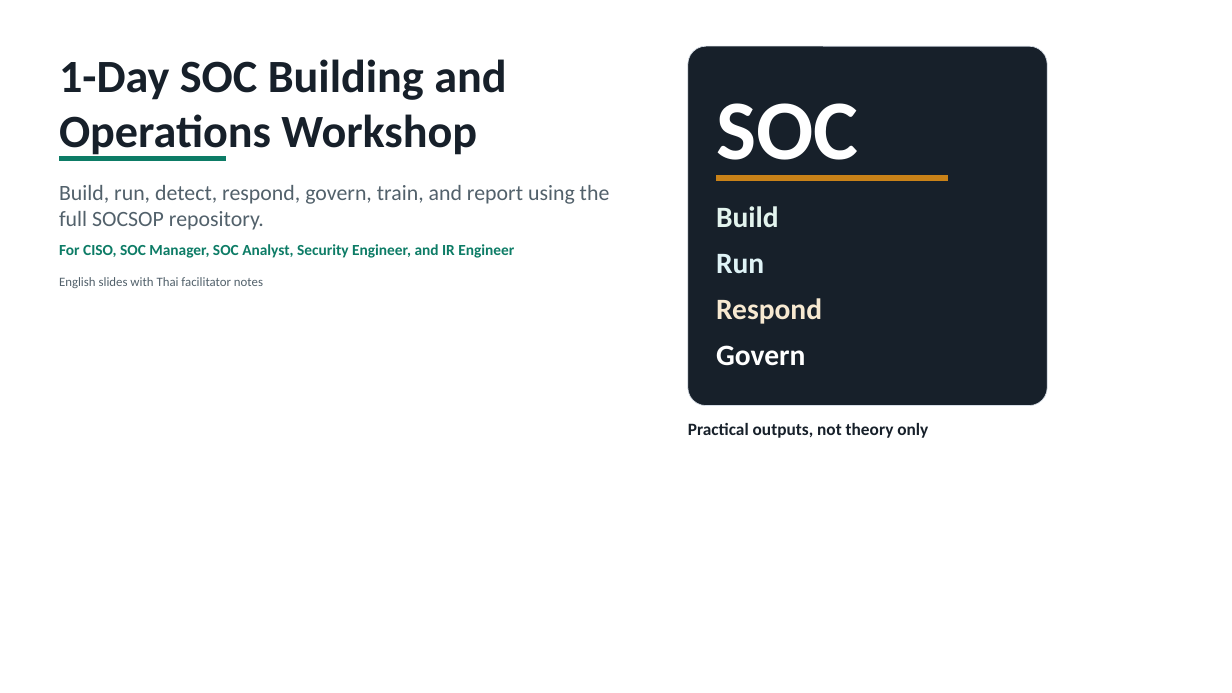
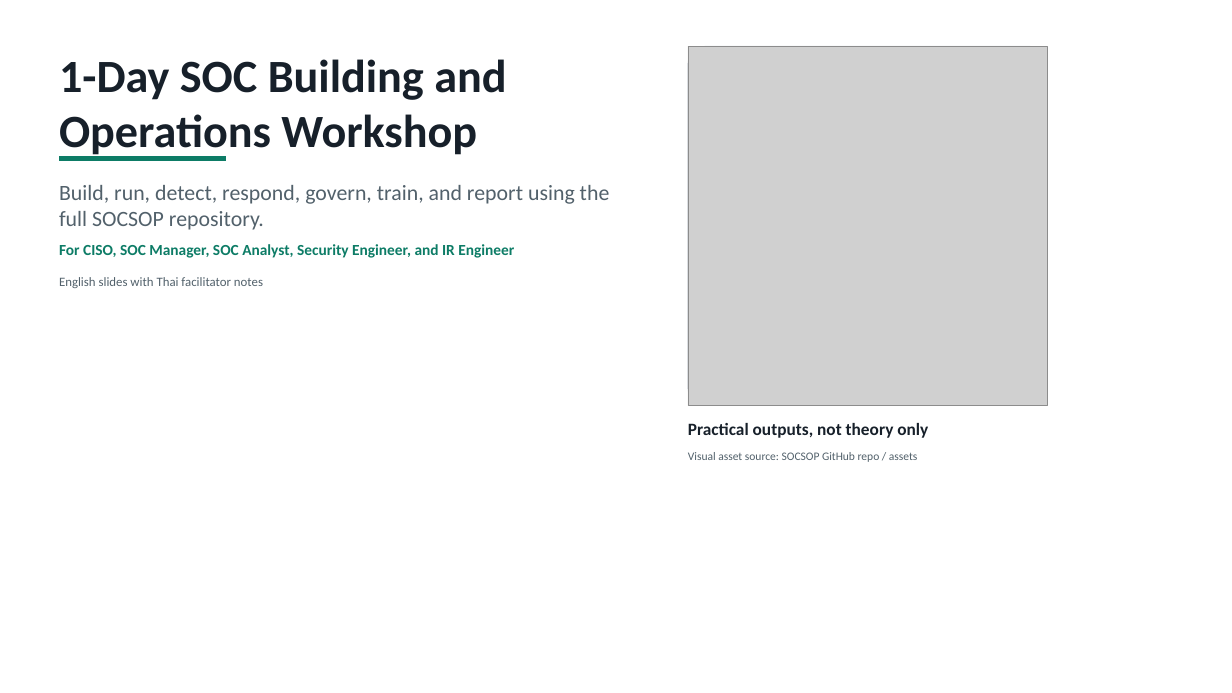
Before and after one commit to nutthakorn7/SOC-SOP, a slide deck: slide 1 of presentation_workspace/soc-1day-workshop/output/output.pptx. Drawn at 1232x693 pixels with LibreOffice and Linux fonts; fonts in the diff are those of the drawing; grey boxes stand for pictures. Boxes give left, top, right and bottom in pixels: in the first picture for what was removed or moved away, otherwise in the second. Text is boxed around its words. In the diff, an @@ line names an element or a change of style, - is before the commit and + after.

Commit message:
Add repo visual assets to SOC workshop deck

```diff
--- a/presentation_workspace/soc-1day-workshop/output/output.pptx
+++ b/presentation_workspace/soc-1day-workshop/output/output.pptx
@@ picture added at [688,46,1047,405] @@
@@ text removed at [716,103,858,178] @@
-SOC
@@ rectangle removed at [716,176,947,180] @@
@@ text removed at [716,206,779,227] @@
-Build
@@ text removed at [716,254,764,273] @@
-Run
@@ text removed at [716,298,822,324] @@
-Respond
@@ text removed at [716,345,805,366] @@
-Govern
@@ text added at [688,452,918,462], 13.5 pt, text #52616B @@
+Visual asset source: SOCSOP GitHub repo / assets
```
Also in this commit, not shown: 1 other slide changed, 1 slide added, 1 slide removed, 7 other files.
